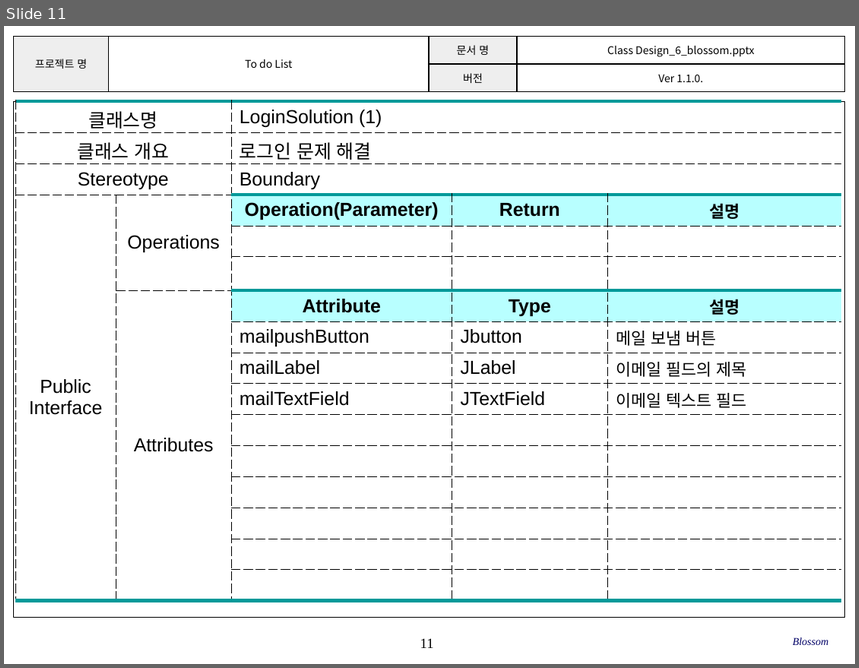
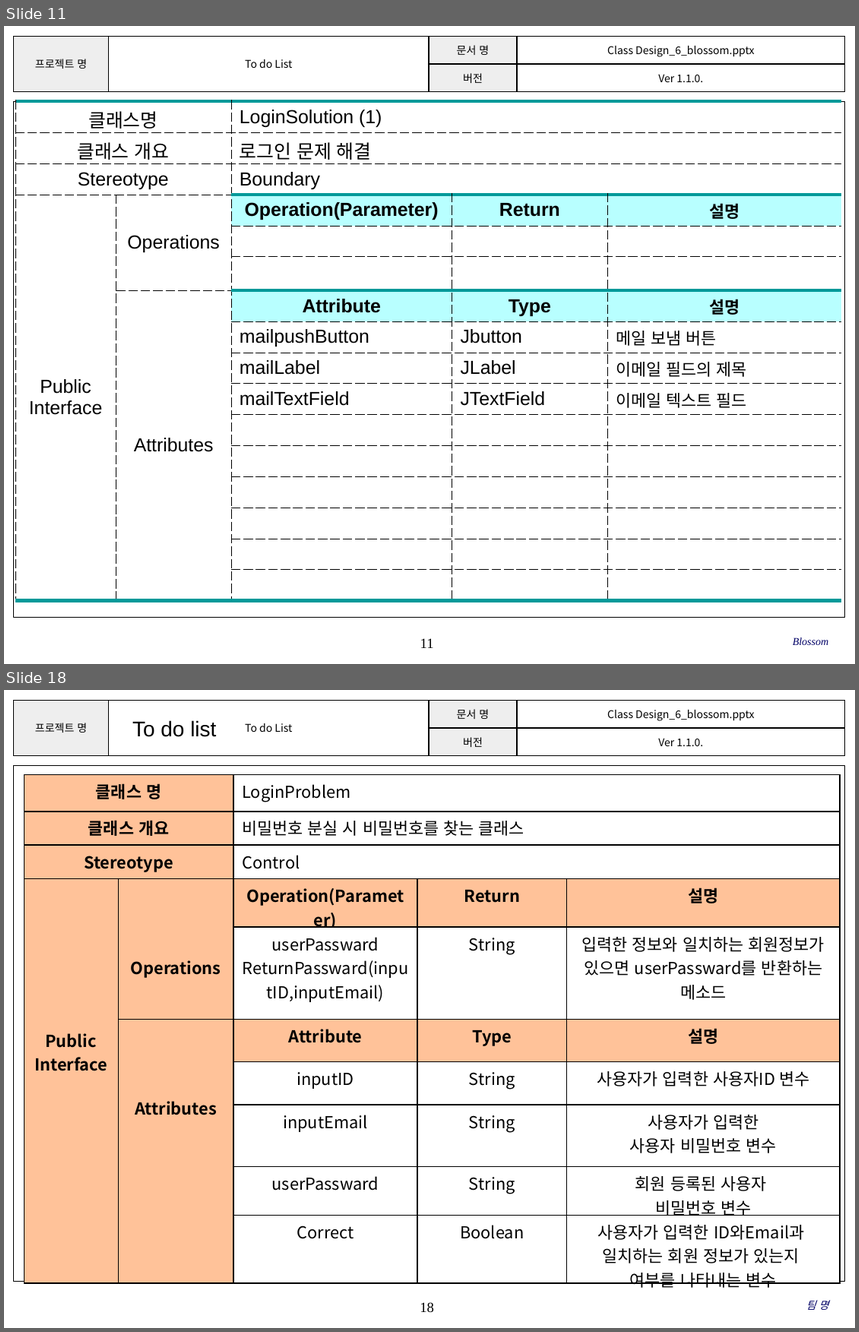
Before and after one commit to SE-admin/SE2017_6_blossom, a slide deck: doc/3_ 설계서/Class Design_6_blossom.pptx. Shown one above the other, each under a label of ours: slide 11 before the commit, slides 11 and 18 after it; the slides between them are not shown. The pictures are 859x668 and 859x1332 pixels, drawn with LibreOffice and Linux fonts; fonts in the diff are those of the drawing; background and template pictures are left out. Boxes give left, top, right and bottom in pixels: in the first picture for what was removed or moved away, otherwise in the second. Text is boxed around its words. In the diff, an @@ line names an element or a change of style, - is before the commit and + after.

Commit message:
2017-05-25   Ver 1.2.0.   Stereotype의 Entity와 Control클래스 전체 추가   황은선

```diff
--- a/doc/3_ 설계서/Class Design_6_blossom.pptx
+++ b/doc/3_ 설계서/Class Design_6_blossom.pptx
@@ slide 18 added at [4, 690, 855, 1328], background #FFFFFF; not listed: 3 template elements that a slide beside it also shows @@
@@ text added at [132, 720, 216, 737], 18 pt, text #000000 @@
+To do list
@@ table added at [24, 775, 841, 1291], 10 rows, 5 columns @@
+클래스 명 |  | LoginProblem |  | 
+클래스 개요 |  | 비밀번호 분실 시 비밀번호를 찾는 클래스 |  | 
+Stereotype |  | Control |  | 
+Public / Interface | Operations | Operation(Parameter) | Return | 설명
+ |  | userPassward ReturnPassward(inputID,inputEmail) | String | 입력한 정보와 일치하는 회원정보가 있으면 userPassward를 반환하는 메소드
+ | Attributes | Attribute | Type | 설명
+ |  | inputID | String | 사용자가 입력한 사용자ID 변수
+ |  | inputEmail | String | 사용자가 입력한 / 사용자 비밀번호 변수
+ |  | userPassward | String | 회원 등록된 사용자 / 비밀번호 변수
+ |  | Correct | Boolean | 사용자가 입력한 ID와Email과 / 일치하는 회원 정보가 있는지 / 여부를 나타내는 변수
@@ text added at [807, 1301, 829, 1310], 9 pt, text #000066, italic @@
+팀 명
```
Also in this commit, not shown: 8 other slides changed, 12 other slides added.
